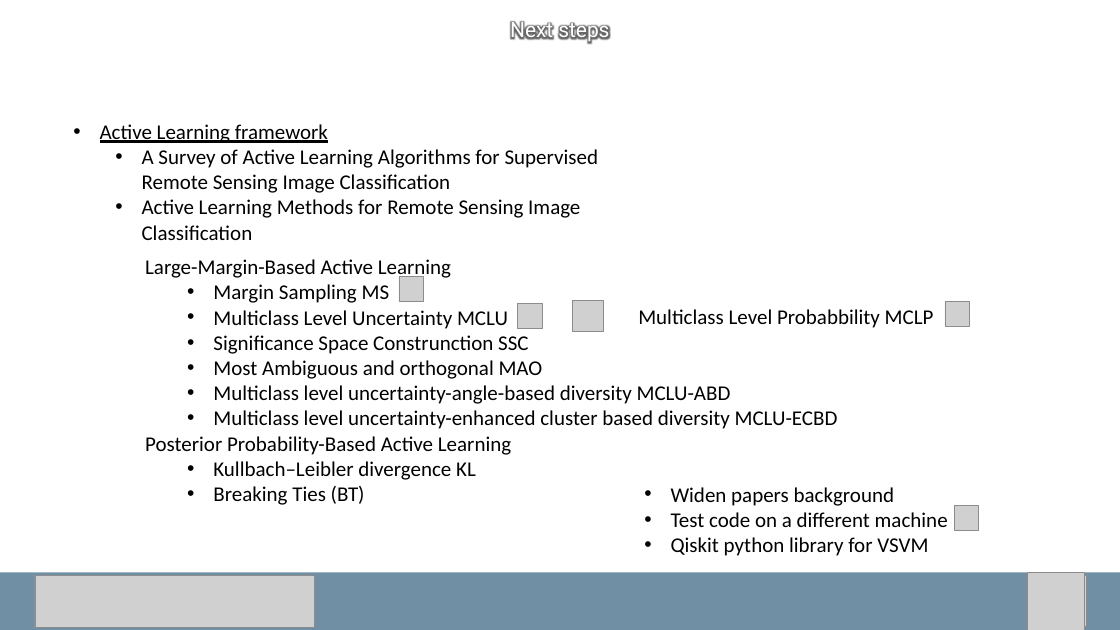
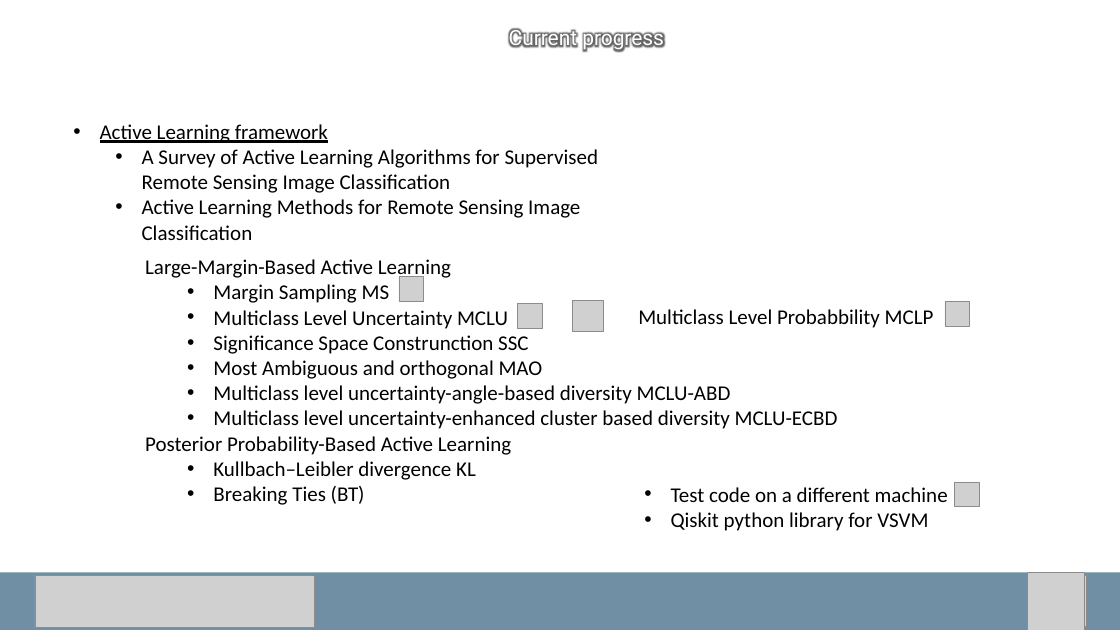
Before and after one commit to carls31/active-learning-virtual-SVM, a slide deck: slide 6 of presentation_CARLASSARA_10601118.pptx. Drawn at 1120x630 pixels with LibreOffice and Linux fonts; fonts in the diff are those of the drawing; grey boxes stand for pictures. Boxes give left, top, right and bottom in pixels: in the first picture for what was removed or moved away, otherwise in the second. Text is boxed around its words. In the diff, an @@ line names an element or a change of style, - is before the commit and + after.

```diff
--- a/presentation_CARLASSARA_10601118.pptx
+++ b/presentation_CARLASSARA_10601118.pptx
@@ text added at (509,28,664,52), 18 pt, text #FFFFFF @@
+Current progress
@@ text removed at (510,21,609,44) @@
-Next steps
@@ text at (671,487,894,506): paragraph removed @@
-• Widen papers background
@@ picture: place and size @@
-picture at (954,506,979,530)
+picture at (955,482,980,507)
```
Also in this commit, not shown: 2 other slides changed.
